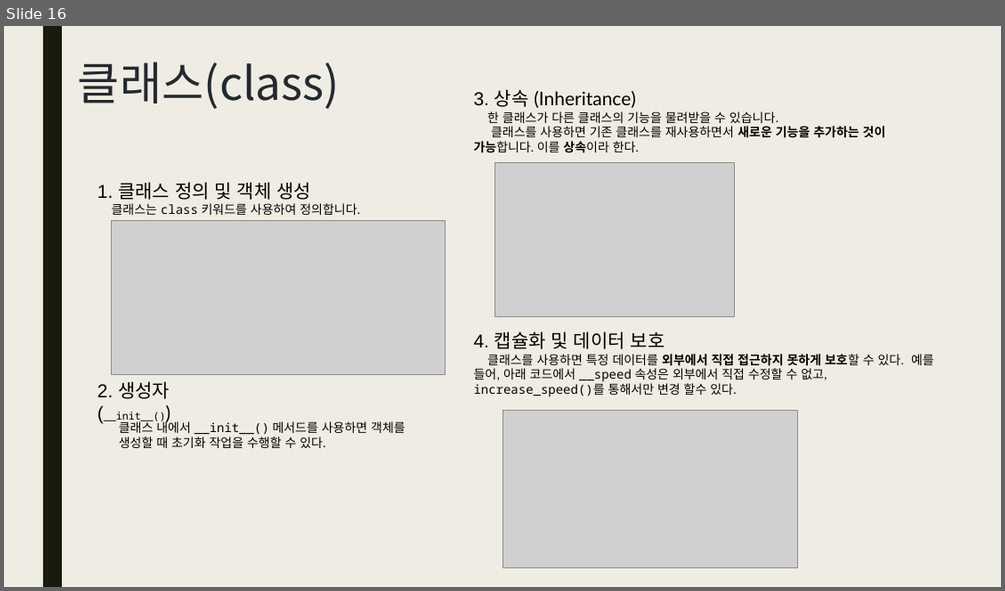
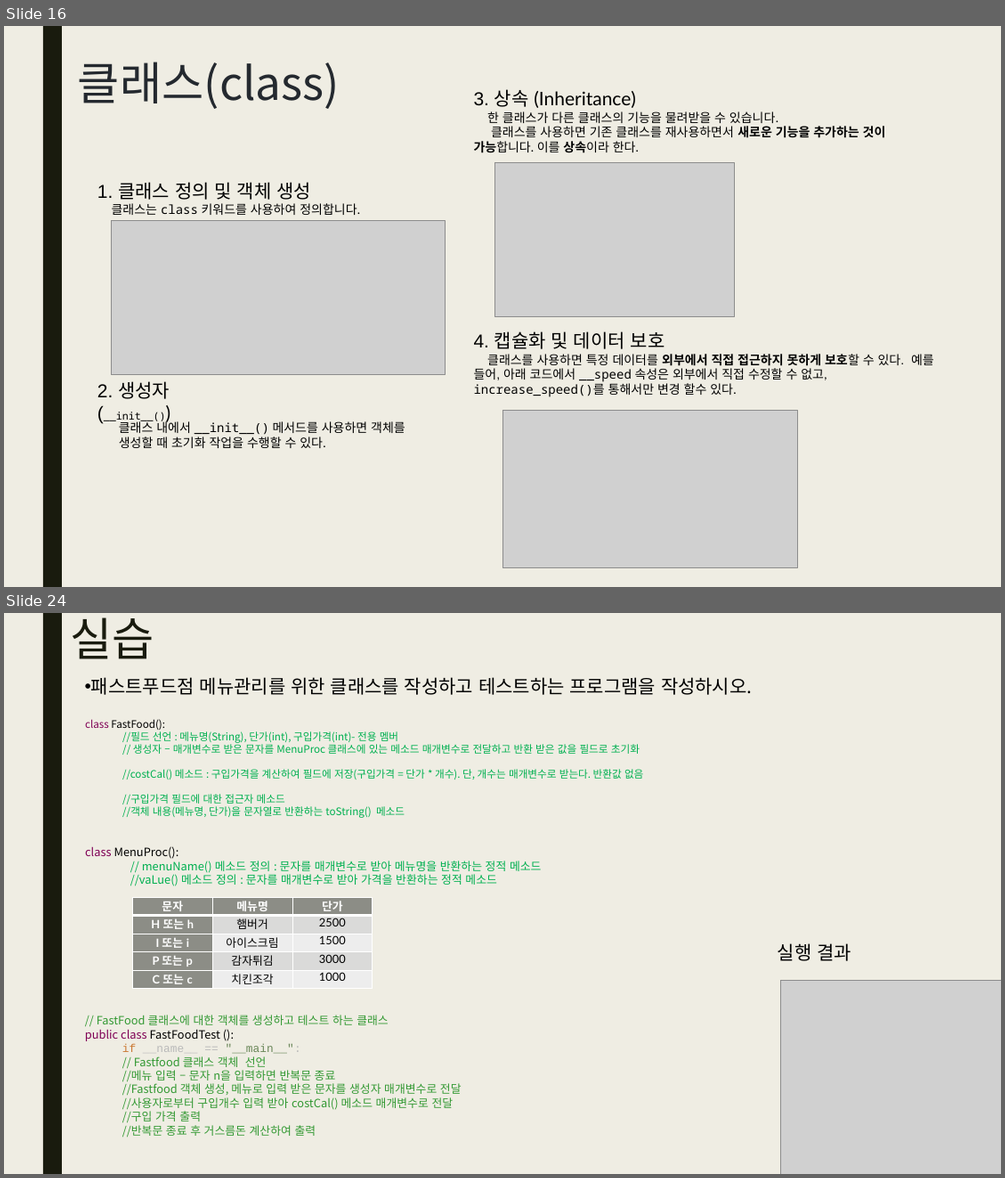
Before and after one commit to gomtings/JeoninHighSchool, a slide deck: 수업교제/2025/1학기/파이썬 기초06.pptx. Shown one above the other, each under a label of ours: slide 16 before the commit, slides 16 and 24 after it; the slides between them are not shown. The pictures are 1005x591 and 1005x1178 pixels, drawn with LibreOffice and Linux fonts; fonts in the diff are those of the drawing; grey boxes stand for pictures. Boxes give left, top, right and bottom in pixels: in the first picture for what was removed or moved away, otherwise in the second. Text is boxed around its words. In the diff, an @@ line names an element or a change of style, - is before the commit and + after.

```diff
--- a/수업교제/2025/1학기/파이썬 기초06.pptx
+++ b/수업교제/2025/1학기/파이썬 기초06.pptx
@@ slide 24 added at (4,613,1001,1174), background #EFEDE3; not listed: 1 template element that a slide beside it also shows @@
@@ title added at (70,617,154,659), 44 pt, text #191B0E @@
+실습
@@ text added at (91,677,752,695), 18 pt, text #000000 @@
+• 패스트푸드점 메뉴관리를 위한 클래스를 작성하고 테스트하는 프로그램을 작성하시오.
@@ text added at (85,719,643,818), 10 pt, text #00B050 @@
+class FastFood():
+  //필드 선언 : 메뉴명(String), 단가(int), 구입가격(int)- 전용 멤버
+// 생성자 – 매개변수로 받은 문자를 MenuProc 클래스에 있는 메소드 매개변수로 전달하고 반환 받은 값을 필드로 초기화
+  //costCal() 메소드 : 구입가격을 계산하여 필드에 저장(구입가격 = 단가 * 개수). 단, 개수는 매개변수로 받는다. 반환값 없음
+  //구입가격 필드에 대한 접근자 메소드
+  //객체 내용(메뉴명, 단가)을 문자열로 반환하는 toString() 메소드
@@ text added at (85,846,541,886), 11 pt, text #00B050 @@
+class MenuProc():
+  // menuName() 메소드 정의 : 문자를 매개변수로 받아 메뉴명을 반환하는 정적 메소드
+  //vaLue() 메소드 정의 : 문자를 매개변수로 받아 가격을 반환하는 정적 메소드
@@ table added at (133,897,372,989), 5 rows, 3 columns @@
+문자 | 메뉴명 | 단가
+H 또는 h | 햄버거 | 2500
+I 또는 i | 아이스크림 | 1500
+P 또는 p | 감자튀김 | 3000
+C 또는 c | 치킨조각 | 1000
@@ text added at (777,943,851,961), 18 pt, text #000000 @@
+실행 결과
@@ picture added at (781,981,1001,1174) @@
@@ text added at (85,1014,461,1137), 11 pt, text #339933 @@
+// FastFood 클래스에 대한 객체를 생성하고 테스트 하는 클래스
+public class FastFoodTest ():
+  if __name__ == "__main__":
+  // Fastfood 클래스 객체 선언
+  //메뉴 입력 – 문자 n을 입력하면 반복문 종료
+  //Fastfood 객체 생성, 메뉴로 입력 받은 문자를 생성자 매개변수로 전달
+  //사용자로부터 구입개수 입력 받아 costCal() 메소드 매개변수로 전달
+  //구입 가격 출력
+  //반복문 종료 후 거스름돈 계산하여 출력
```
Also in this commit, not shown: 1 slide changed, 6 other slides added, 4 other files.
